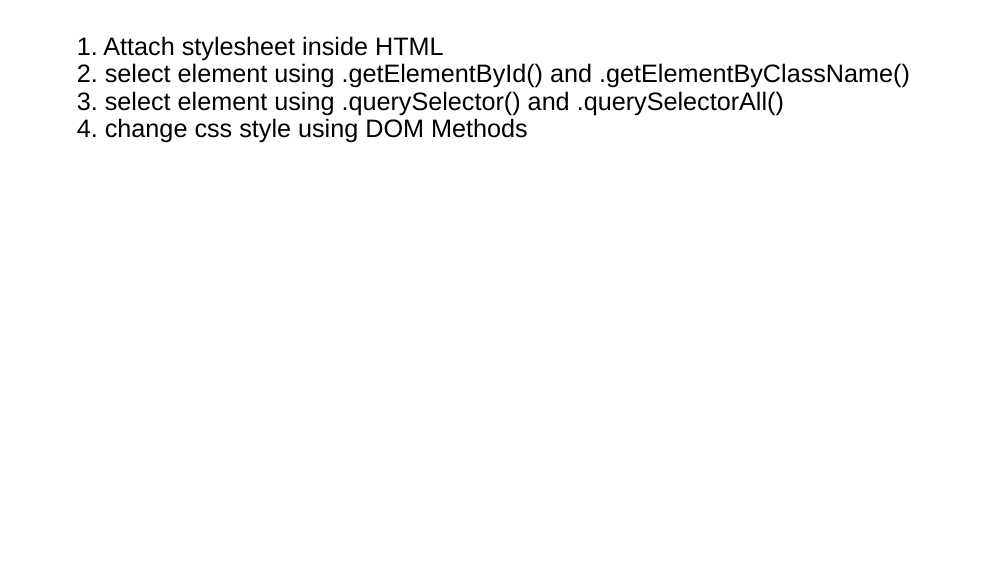
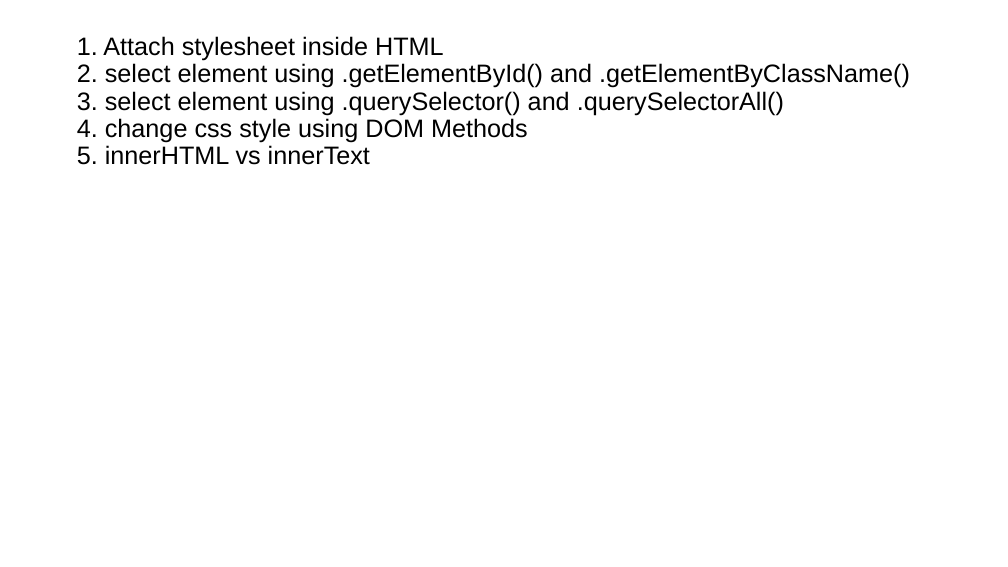
Before and after one commit to PiyushChaturvedii/Batch06, a slide deck: slide 11 of JS/JavaScript.pptx. Drawn at 1008x567 pixels with LibreOffice and Linux fonts; fonts in the diff are those of the drawing. Boxes give left, top, right and bottom in pixels: in the first picture for what was removed or moved away, otherwise in the second. Text is boxed around its words. In the diff, an @@ line names an element or a change of style, - is before the commit and + after.

```diff
--- a/JS/JavaScript.pptx
+++ b/JS/JavaScript.pptx
@@ title at (77,36,910,165): text changed @@
-1. Attach stylesheet inside HTML
-2. select element using .getElementById() and .getElementByClassName()
-3. select element using .querySelector() and .querySelectorAll()
-4. change css style using DOM Methods
+1. Attach stylesheet inside HTML
+2. select element using .getElementById() and .getElementByClassName()
+3. select element using .querySelector() and .querySelectorAll()
+4. change css style using DOM Methods
+5. innerHTML vs innerText
```
Also in this commit, not shown: 4 slides added, 28 other files.
